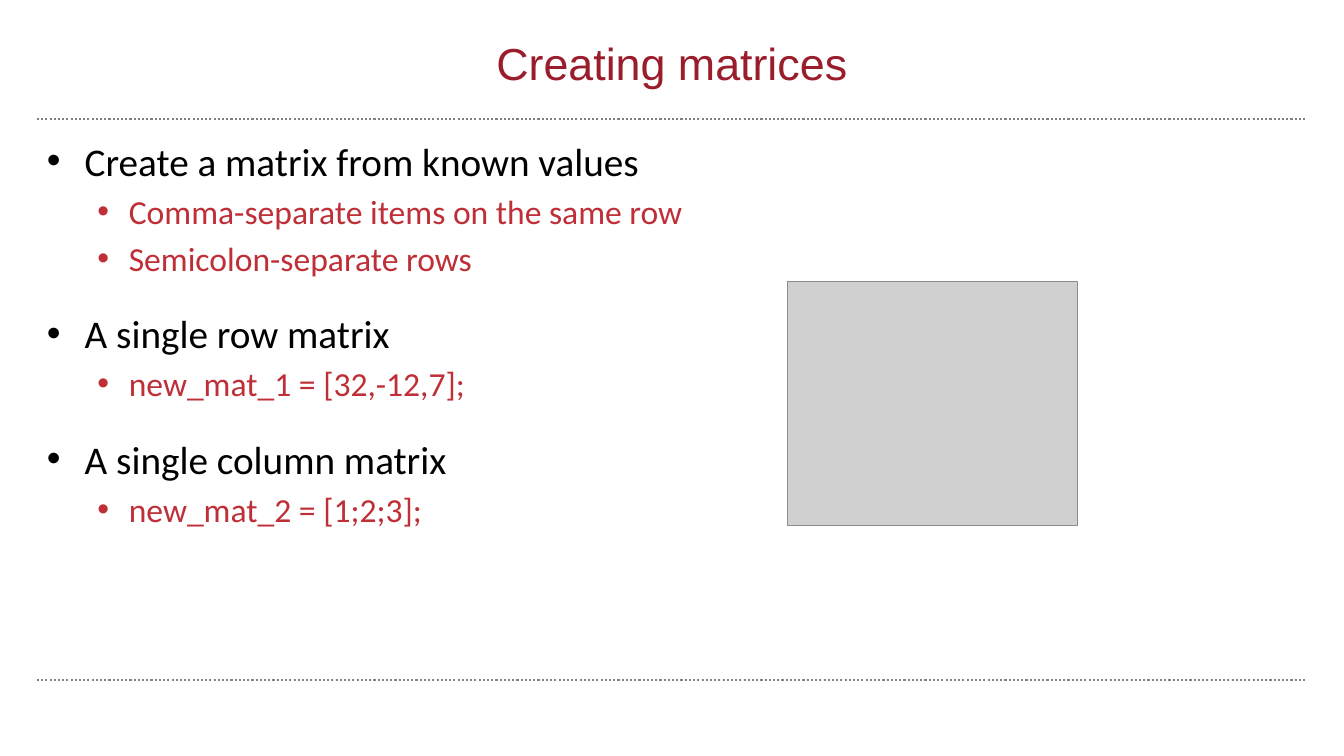
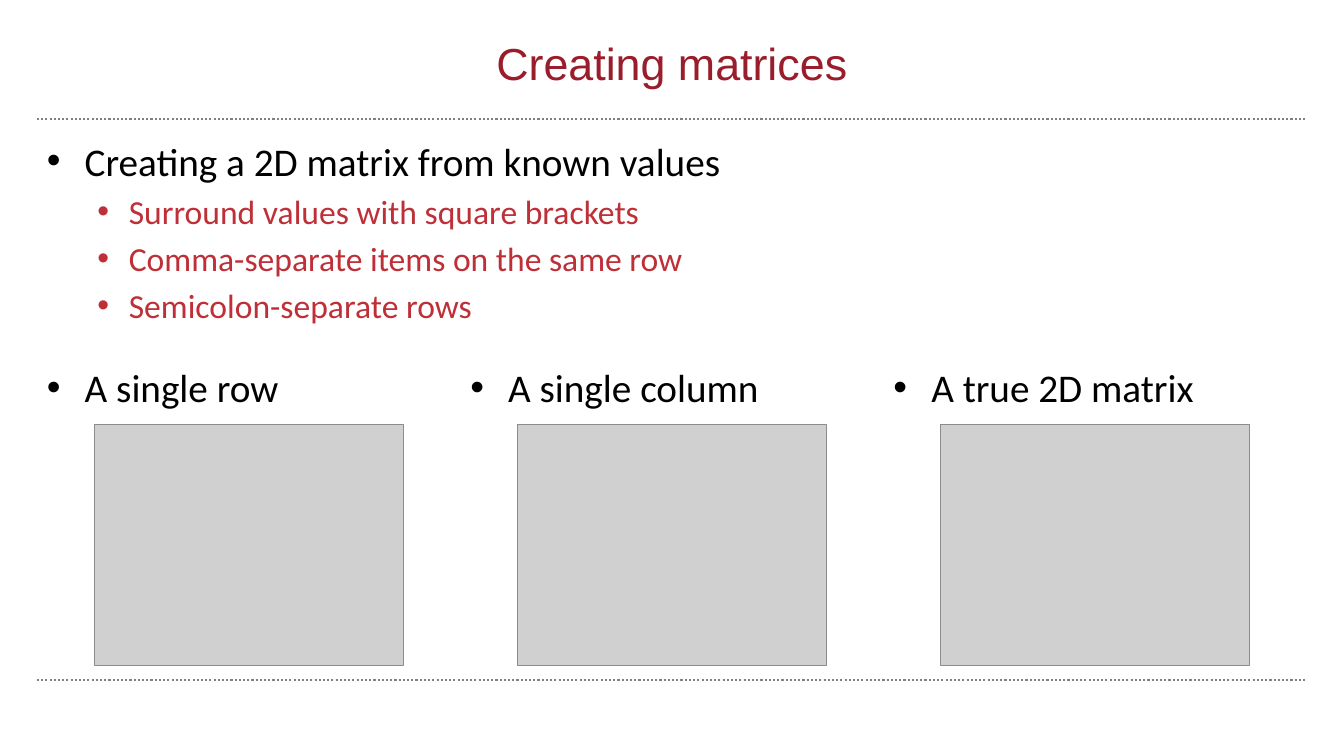
Before and after one commit to wbif-bristol/MATLAB-course, a slide deck: slide 5 of Session 2 - Matrices and image processing/MATLAB Session 2.pptx (slide 8 before the commit). Drawn at 1344x756 pixels with LibreOffice and Linux fonts; fonts in the diff are those of the drawing; grey boxes stand for pictures; background and template pictures are left out. Boxes give left, top, right and bottom in pixels: in the first picture for what was removed or moved away, otherwise in the second. Text is boxed around its words. In the diff, an @@ line names an element or a change of style, - is before the commit and + after.

Commit message:
Added creating matrices to Session 2

```diff
--- a/Session 2 - Matrices and image processing/MATLAB Session 2.pptx
+++ b/Session 2 - Matrices and image processing/MATLAB Session 2.pptx
@@ text at (x1=85, y1=148, x2=720, y2=230): text changed @@
-• Create a matrix from known values
+• Creating a 2D matrix from known values
+  • Surround values with square brackets
@@ picture removed at (x1=787, y1=281, x2=1078, y2=525) @@
@@ text at (x1=85, y1=320, x2=465, y2=527): paragraphs removed @@
-• A single row matrix
-  • new_mat_1 = [32,-12,7];
-• A single column matrix
-  • new_mat_2 = [1;2;3];
@@ text added at (x1=85, y1=374, x2=278, y2=409), 28 pt, text #000000 @@
+• A single row
@@ text added at (x1=508, y1=374, x2=758, y2=409), 28 pt, text #000000 @@
+• A single column
@@ text added at (x1=931, y1=375, x2=1193, y2=403), 28 pt, text #000000 @@
+• A true 2D matrix
@@ picture added at (x1=94, y1=424, x2=403, y2=666) @@
@@ picture added at (x1=517, y1=424, x2=827, y2=666) @@
@@ picture added at (x1=941, y1=424, x2=1250, y2=666) @@
```
Also in this commit, not shown: 1 other slide changed, 4 slides added, 3 slides removed, 3 other files.
